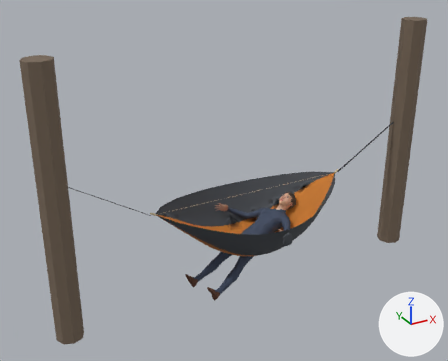
An edit to the glTF model priv/models/hammock_camping_person.mid.glb, drawn before and after from the same camera.
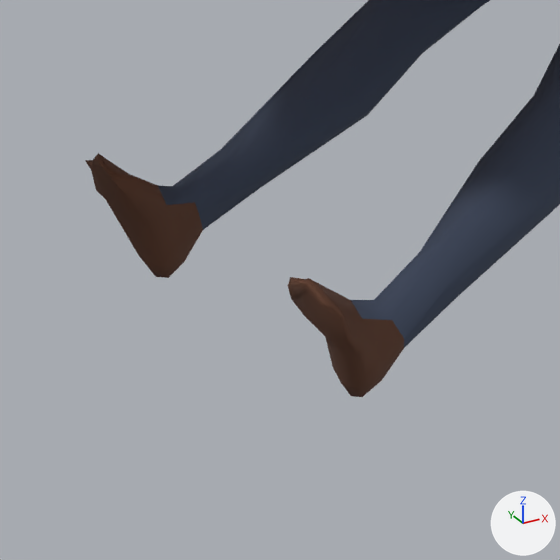
The first picture shows the older version from a 50 mm lens placed at (-3.43, -5.58, 4.22), pointed at (-0.32, 0.08, 1.39). The close-ups show the older and then the newer version on the part from 39% to 53% of the width and 71% to 88% of the height of that picture. Only the edits that show in the close-ups are written down. The lights are fixed; the arrows at lower right show +X, +Y and +Z. Where no turn or scale is listed for an object, it has been applied to the vertices. Vertices at exactly the same position are counted once.

Objects in the first close-up: 'person_mesh'.
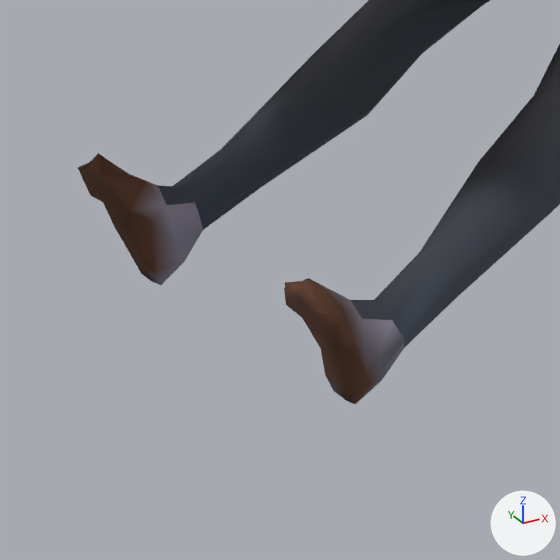
What changed in the scene script:
```text
Change mat_color_male_casualsuit01:
    where n0 = _N.new('ShaderNodeBsdfPrincipled'); n0.name = 'Principled BSDF'
    remove n0.inputs[0].default_value = (0.0497, 0.0685, 0.117, 1.0)  # 'Base Color', dark blue #3f4a60
    add n2 = _N.new('ShaderNodeVertexColor'); n2.name = 'Color Attribute'
    add _L.new(n2.outputs[0], n0.inputs[0])  # 'Color' to 'Base Color'
Change mat_color_shoes01:
    where n0 = _N.new('ShaderNodeBsdfPrincipled'); n0.name = 'Principled BSDF'
    remove n0.inputs[0].default_value = (0.122, 0.0482, 0.0252, 1.0)  # 'Base Color', brown #623e2c
    add n2 = _N.new('ShaderNodeVertexColor'); n2.name = 'Color Attribute'
    add _L.new(n2.outputs[0], n0.inputs[0])  # 'Color' to 'Base Color'
Change me_person_mesh:
    used by ob_person_mesh; location = (-0.768, -0.206, 0.203)
    remove me_person_mesh.from_pydata(...)  # 3748 vertices, 7234 faces; spans x -0.11..1.52, y -0.34..0.72, z -0.04..0.79
    add me_person_mesh.from_pydata(...)  # 3748 vertices, 7234 faces; spans x -0.12..1.52, y -0.34..0.72, z -0.04..0.79
    me_person_mesh part 1: 17 of the vertices in x -0.11..-0.02, y 0.13..0.22, z -0.04..0.17 are moved by (-0.01, 0.0, 0.0)
    me_person_mesh part 2: 17 of the vertices in x -0.02..0.08, y -0.23..-0.15, z -0.04..0.17 are moved by (-0.01, 0.0, 0.0)
    me_person_mesh part 3: vertex colours changed
    other edits to the shape of me_person_mesh do not show in these pictures
```

Where the change shows, as pixel boxes (x1, y1, x2, y2) in the close-ups (560 x 560 px; the box of a moved part takes in the faces that stretch with it):
'person_mesh', recoloured, reshaped
    before: (85, 0, 560, 397)
    after: (78, 0, 560, 404)
part 1 of me_person_mesh, moved or reshaped
    before: (85, 153, 184, 278)
    after: (78, 153, 184, 285)
part 2 of me_person_mesh, moved or reshaped
    before: (287, 277, 381, 397)
    after: (284, 280, 381, 404)
